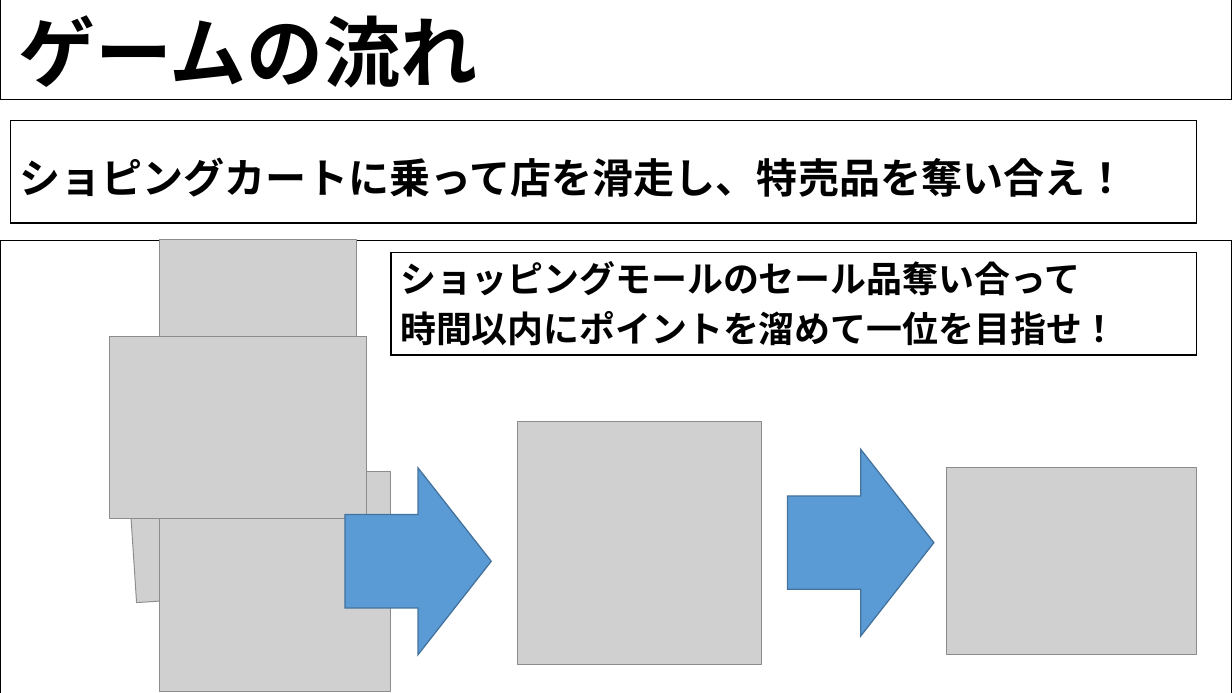
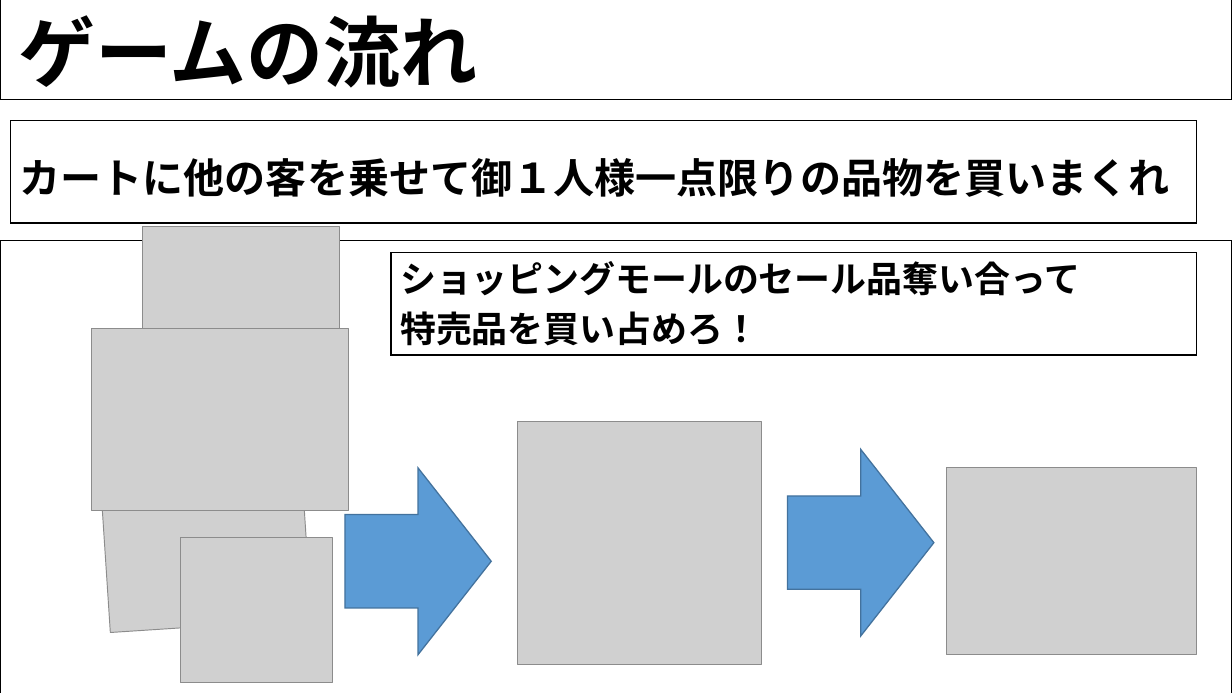
Before and after one commit to H29LatterPeriodTeam07/team07, a slide deck: slide 2 of 後期企画書/ショッピングカート.pptx. Drawn at 1232x693 pixels with LibreOffice and Linux fonts; fonts in the diff are those of the drawing; grey boxes stand for pictures; background and template pictures are left out. Boxes give left, top, right and bottom in pixels: in the first picture for what was removed or moved away, otherwise in the second. Text is boxed around its words. In the diff, an @@ line names an element or a change of style, - is before the commit and + after.

```diff
--- a/後期企画書/ショッピングカート.pptx
+++ b/後期企画書/ショッピングカート.pptx
@@ text at [19, 158, 1169, 197]: text changed @@
-ショピングカートに乗って店を滑走し、特売品を奪い合え！
+カートに他の客を乗せて御１人様一点限りの品物を買いまくれ
@@ picture: place and size @@
-picture at [160, 240, 358, 400]
+picture at [142, 226, 340, 386]
@@ picture: place and size @@
-picture at [110, 336, 367, 518]
+picture at [91, 328, 348, 510]
@@ text at [400, 311, 759, 346]: text changed @@
-時間以内にポイントを溜めて一位を目指せ！
+特売品を買い占めろ！
@@ picture: place and size @@
-picture at [126, 428, 338, 602]
+picture at [100, 459, 312, 633]
@@ picture: place and size @@
-picture at [160, 471, 391, 691]
+picture at [180, 538, 333, 683]
```
Also in this commit, not shown: 6 other slides changed, 8 slides added, 3 slides removed.
